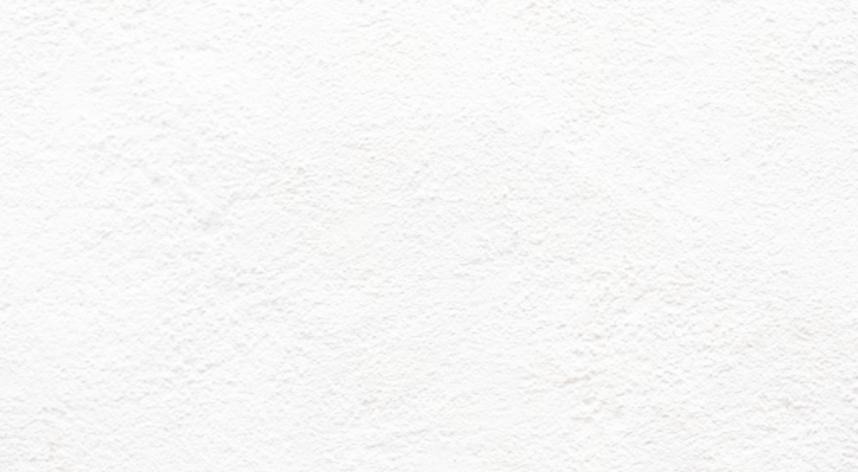
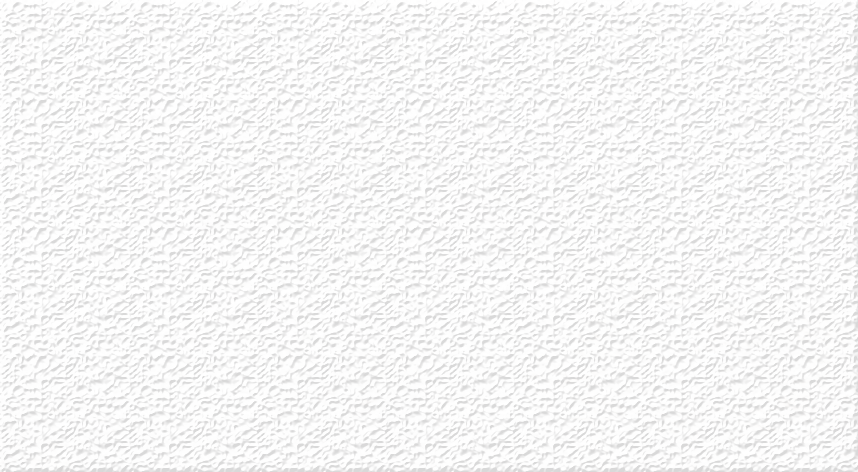
Layer changes from the first (858, 472) image to the second:
"레이어 1": opacity 100% → 22% over [0, 0, 858, 472]
